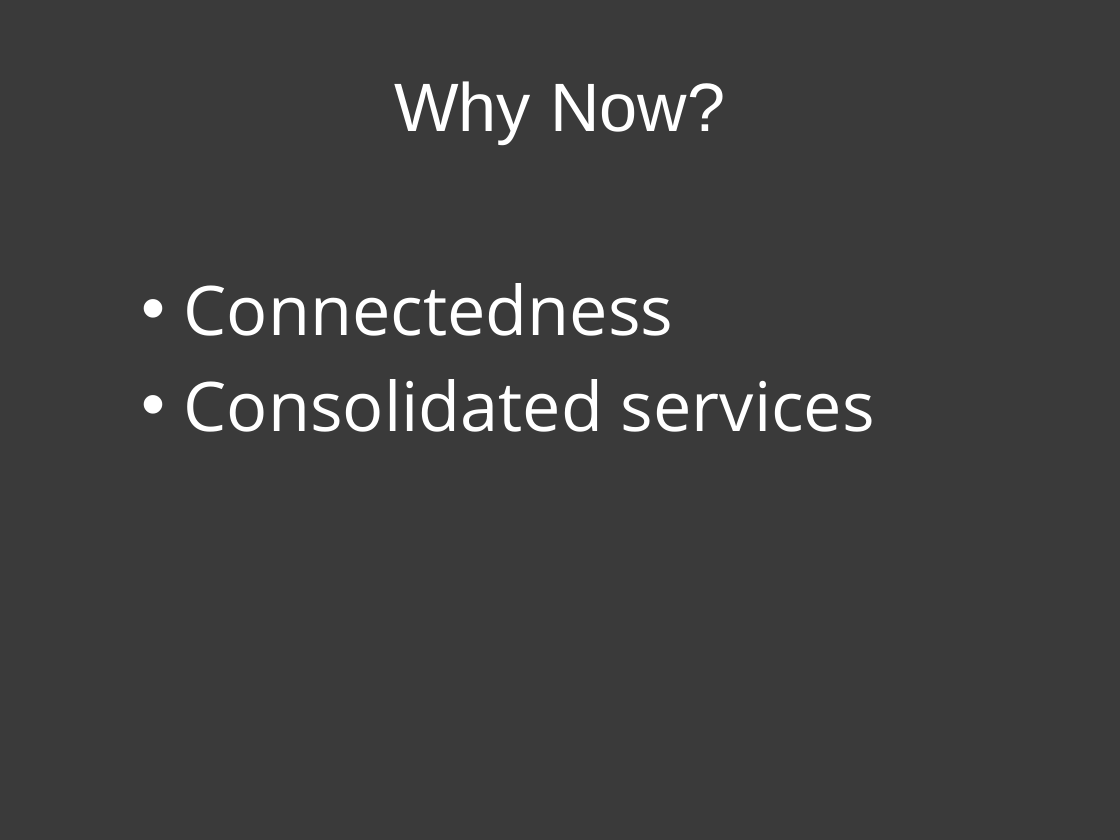
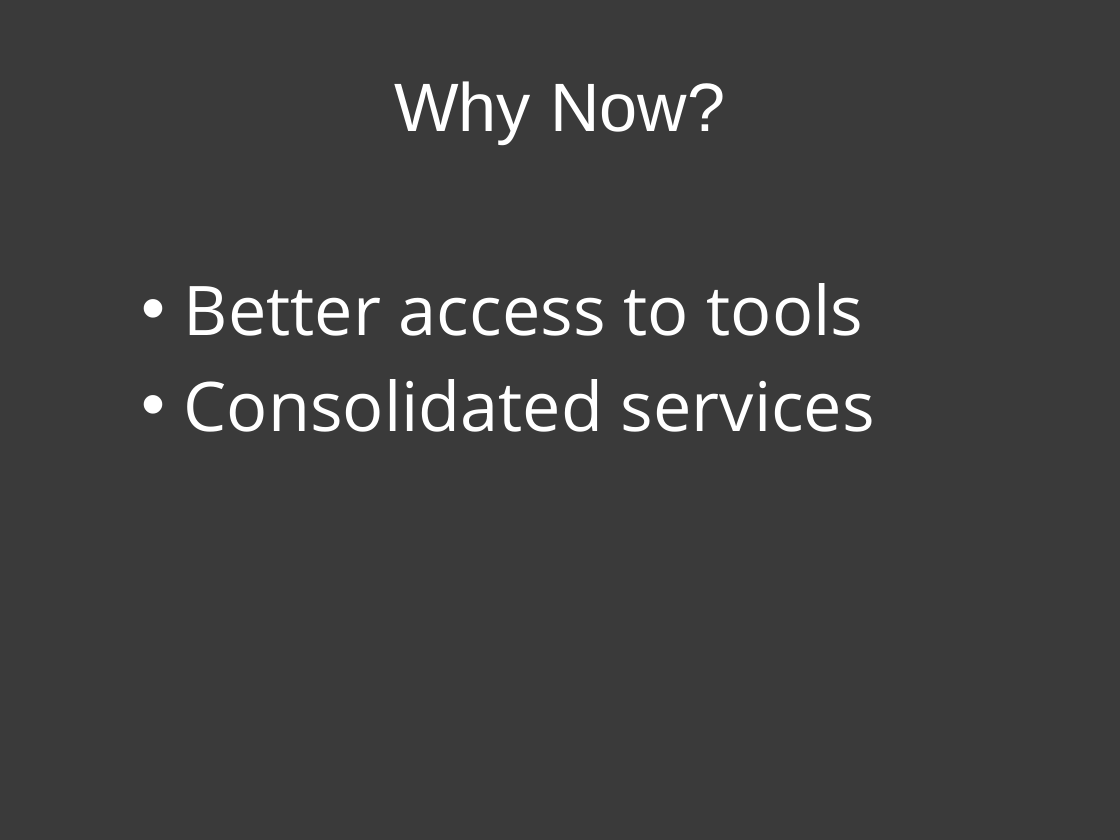
Before and after one commit to patik/code-sprint, a slide deck: slide 5 of code-sprint.pptx. Drawn at 1120x840 pixels with LibreOffice and Linux fonts; fonts in the diff are those of the drawing. Boxes give left, top, right and bottom in pixels: in the first picture for what was removed or moved away, otherwise in the second. Text is boxed around its words. In the diff, an @@ line names an element or a change of style, - is before the commit and + after.

```diff
--- a/code-sprint.pptx
+++ b/code-sprint.pptx
@@ text at [184,283,864,336]: text changed @@
-• Connectedness
+• Better access to tools
```
Also in this commit, not shown: 1 other file.
